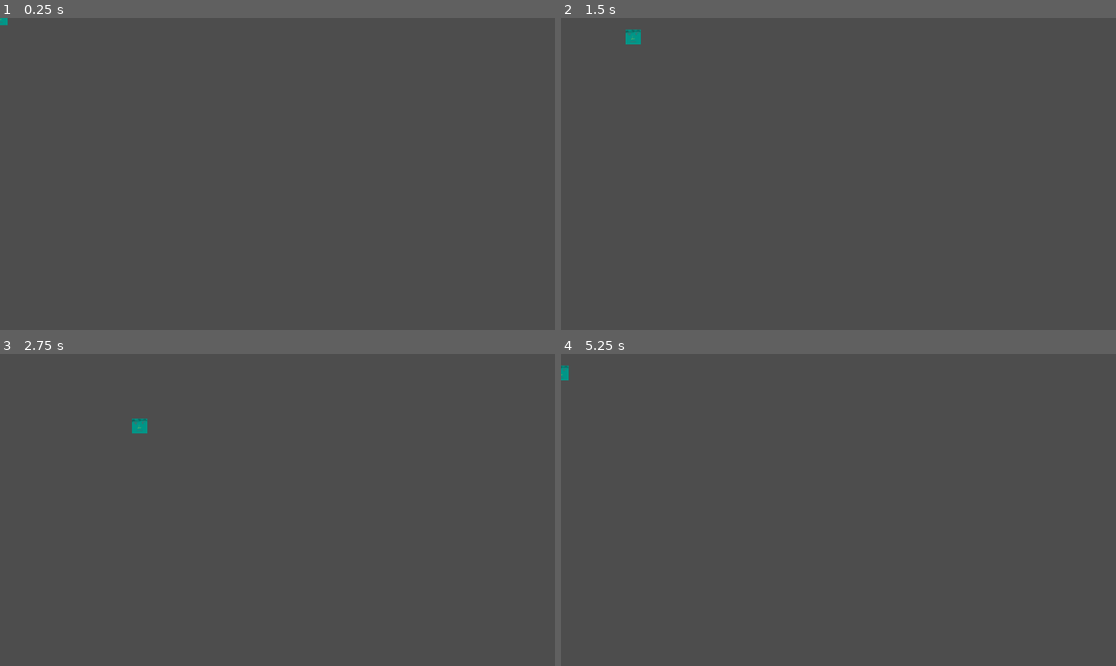
Above: before the commit, frames 1-4 (two rows, left to right).
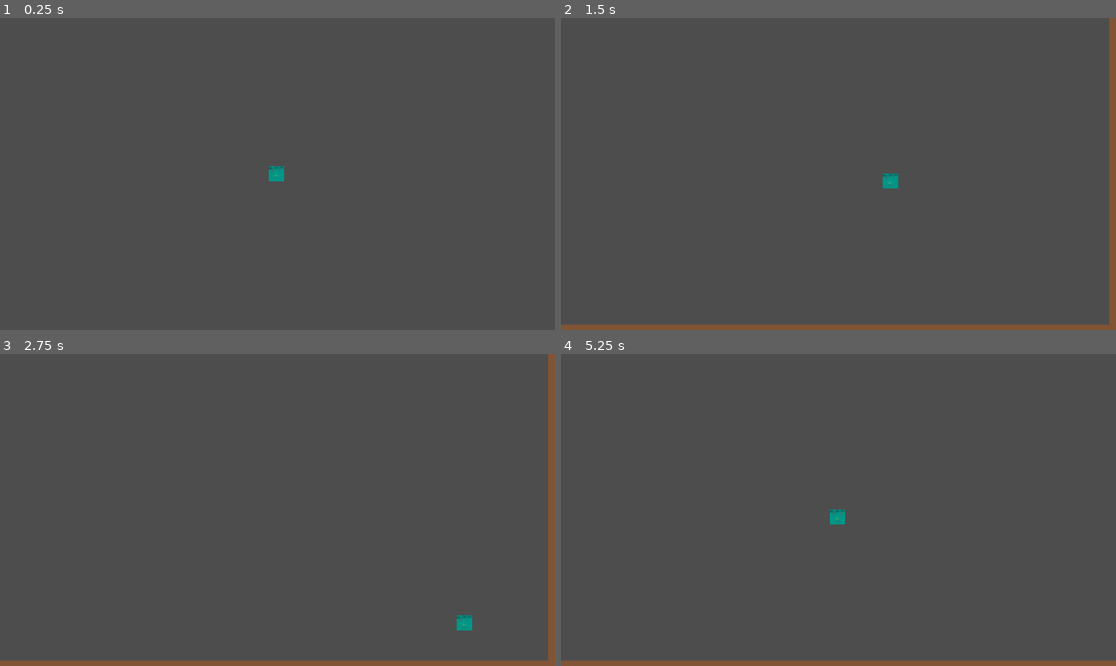
Above: after the commit, the same moments.

Repository: hansanakavinda/DungeonExplorer
Game: Godot game, scene res://main.tscn
The game is run twice, just before and just after one commit, with the same random seed, the same clock (stepped at 60 frames per second) and the same inputs.
Inputs:
- Up to frame 1 (0.25 s): no input
- Up to frame 2 (1.5 s): tap Enter at 0.5 s; hold Right (ui_right) 0.53-1.28 s; hold Down (ui_down) from 1.28 s (still down)
- Up to frame 3 (2.75 s): release Down (ui_down) at 2.03 s; hold Right (ui_right) from 2.03 s (still down)
- Up to frame 4 (5.25 s): release Right (ui_right) at 2.78 s; hold Up (ui_up) 2.78-3.53 s; hold Left (ui_left) 3.53-5.03 s; hold Down (ui_down) from 5.03 s (still down)

The runs differ from the first frame. In frame 1, 0.2% of the frame differs, in the area x 0-52%, y 0-53%; in frame 2, 3.3%; in frame 3, 3.3%, in the area x 0-100%, y 0-100%; in frame 4, 2.0%.

Commit message:
colored walls and player camera

Diff:
--- a/main.tscn
+++ b/main.tscn
@@ -6,11 +6,14 @@
 [sub_resource type="RectangleShape2D" id="RectangleShape2D_0xm2m"]
 size = Vector2(32, 30)
 
-[sub_resource type="RectangleShape2D" id="RectangleShape2D_h2yge"]
-size = Vector2(1206.25, 16)
+[sub_resource type="RectangleShape2D" id="RectangleShape2D_lquwl"]
+size = Vector2(1545.875, 21)
 
 [sub_resource type="RectangleShape2D" id="RectangleShape2D_1bvp3"]
-size = Vector2(23.125, 567)
+size = Vector2(20.5625, 784.5)
+
+[sub_resource type="RectangleShape2D" id="RectangleShape2D_h2yge"]
+size = Vector2(1542.5, 21)
 
 [node name="Main" type="Node2D"]
 
@@ -24,21 +27,57 @@
 [node name="Sprite2D" type="Sprite2D" parent="Player"]
 texture = ExtResource("1_ig7tw")
 
+[node name="Camera2D" type="Camera2D" parent="Player"]
+position = Vector2(2, 0)
+limit_left = -761
+limit_top = -400
+limit_right = 768
+limit_bottom = 389
+limit_smoothed = true
+
 [node name="walls" type="StaticBody2D" parent="."]
 position = Vector2(-1, 21)
 
 [node name="bottom" type="CollisionShape2D" parent="walls"]
-position = Vector2(31.5, 254)
+position = Vector2(6.0625, 368)
+shape = SubResource("RectangleShape2D_lquwl")
+
+[node name="ColorRect" type="ColorRect" parent="walls/bottom"]
+offset_left = -764.0625
+offset_top = -11.0
+offset_right = 771.9375
+offset_bottom = 9.0
+color = Color(0.50036466, 0.3299028, 0.20444348, 1)
+
+[node name="right" type="CollisionShape2D" parent="walls"]
+position = Vector2(766, -23)
+shape = SubResource("RectangleShape2D_1bvp3")
+
+[node name="ColorRect" type="ColorRect" parent="walls/right"]
+offset_left = -11.0
+offset_top = -392.0
+offset_right = 9.0
+offset_bottom = 392.0
+color = Color(0.5019608, 0.32941177, 0.20392157, 1)
+
+[node name="left" type="CollisionShape2D" parent="walls"]
+position = Vector2(-757, -21)
+shape = SubResource("RectangleShape2D_1bvp3")
+
+[node name="ColorRect" type="ColorRect" parent="walls/left"]
+offset_left = -10.0
+offset_top = -392.0
+offset_right = 10.0
+offset_bottom = 399.0
+color = Color(0.5019608, 0.32941177, 0.20392157, 1)
+
+[node name="top" type="CollisionShape2D" parent="walls"]
+position = Vector2(4.25, -407)
 shape = SubResource("RectangleShape2D_h2yge")
 
-[node name="top2" type="CollisionShape2D" parent="walls"]
-position = Vector2(619, -22)
-shape = SubResource("RectangleShape2D_1bvp3")
-
-[node name="top3" type="CollisionShape2D" parent="walls"]
-position = Vector2(-564, -27)
-shape = SubResource("RectangleShape2D_1bvp3")
-
-[node name="top" type="CollisionShape2D" parent="walls"]
-position = Vector2(29, -305)
-shape = SubResource("RectangleShape2D_h2yge")
+[node name="ColorRect" type="ColorRect" parent="walls/top"]
+offset_left = -770.25
+offset_top = -10.0
+offset_right = 770.75
+offset_bottom = 10.0
+color = Color(0.5019608, 0.32941177, 0.20392157, 1)
--- a/player.gd
+++ b/player.gd
@@ -1,6 +1,6 @@
 extends CharacterBody2D
 
-@export var speed := 200
+@export var speed := 400
 
 func _physics_process(delta):
 	var dir = Vector2.ZERO
Not shown: 1 places in main.tscn that only renumber resources
